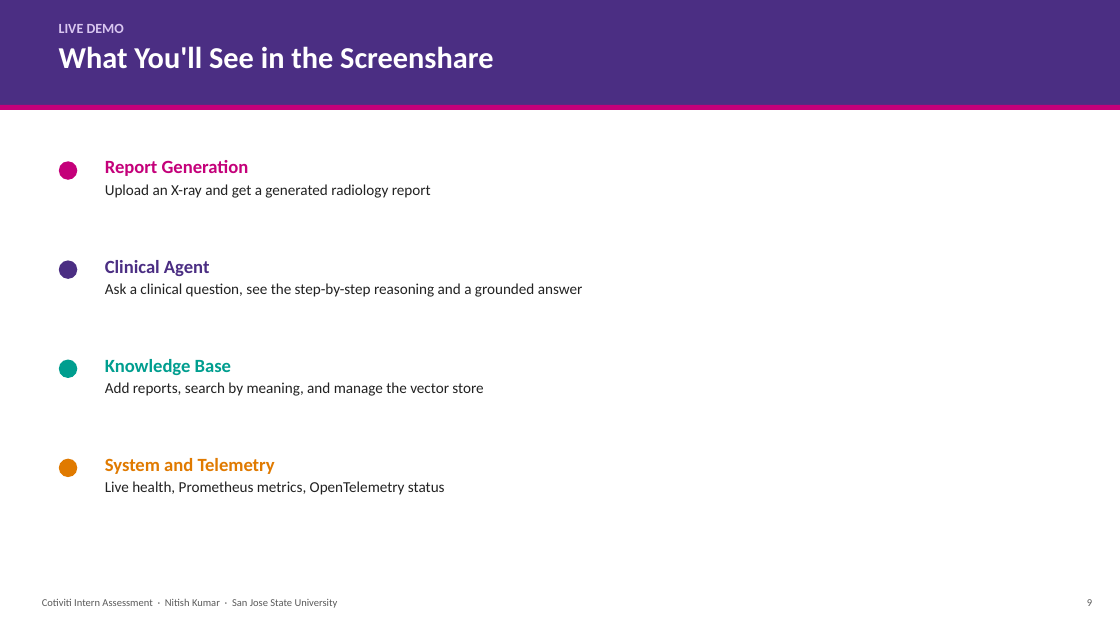
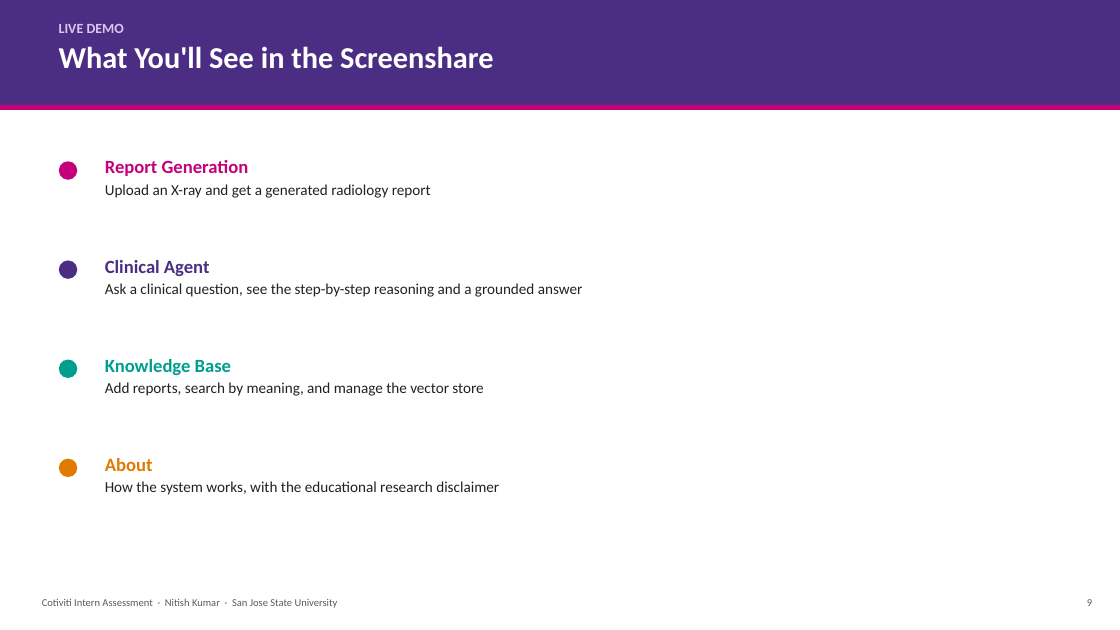
Before and after one commit to nitishhrms/cotiviti-intern-assessment, a slide deck: slide 9 of deliverables/Nitish_Kumar_Presentation.pptx. Drawn at 1120x630 pixels with LibreOffice and Linux fonts; fonts in the diff are those of the drawing. Boxes give left, top, right and bottom in pixels: in the first picture for what was removed or moved away, otherwise in the second. Text is boxed around its words. In the diff, an @@ line names an element or a change of style, - is before the commit and + after.

```diff
--- a/deliverables/Nitish_Kumar_Presentation.pptx
+++ b/deliverables/Nitish_Kumar_Presentation.pptx
@@ text at (105, 458, 499, 495): text changed @@
-System and Telemetry
-Live health, Prometheus metrics, OpenTelemetry status
+About
+How the system works, with the educational research disclaimer
```
Also in this commit, not shown: 1 other slide changed, 7 other files.
